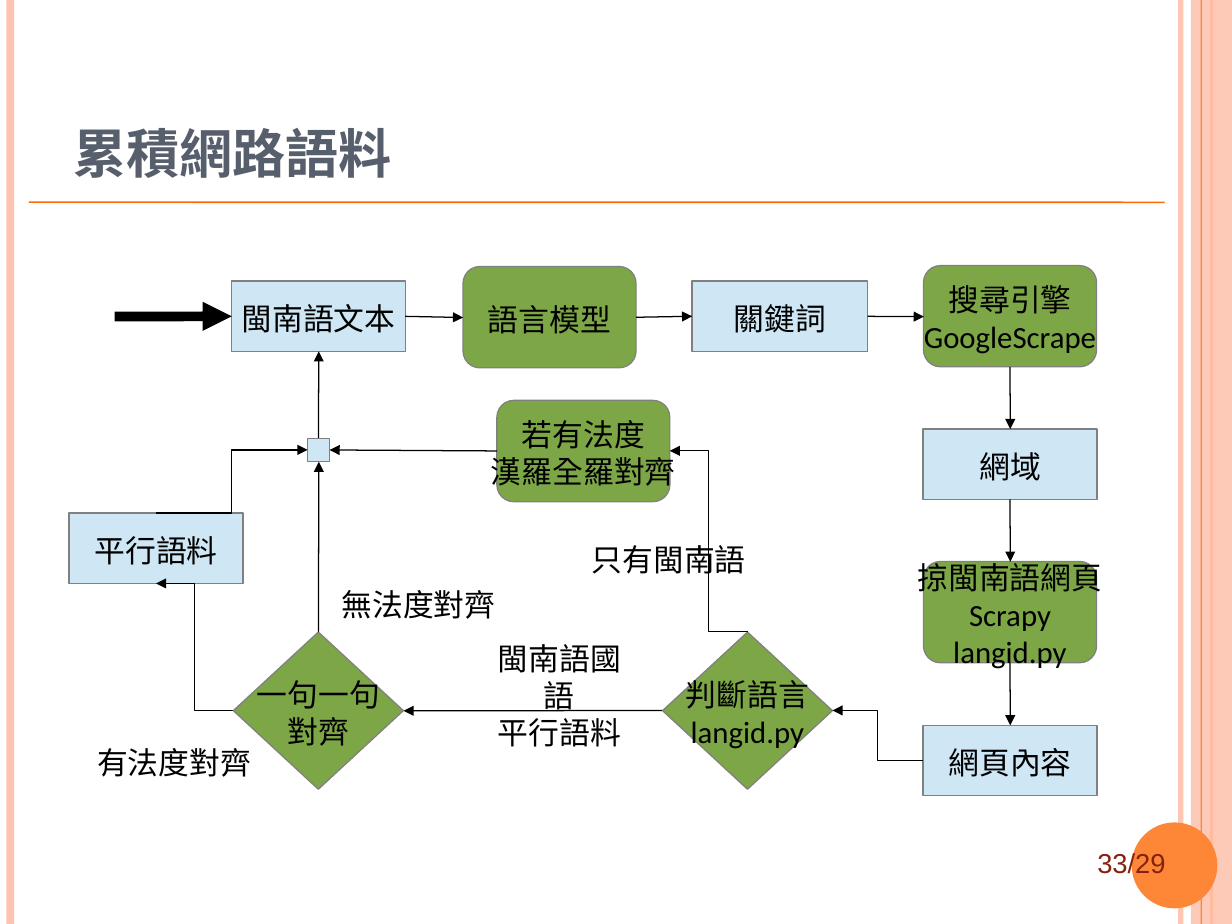
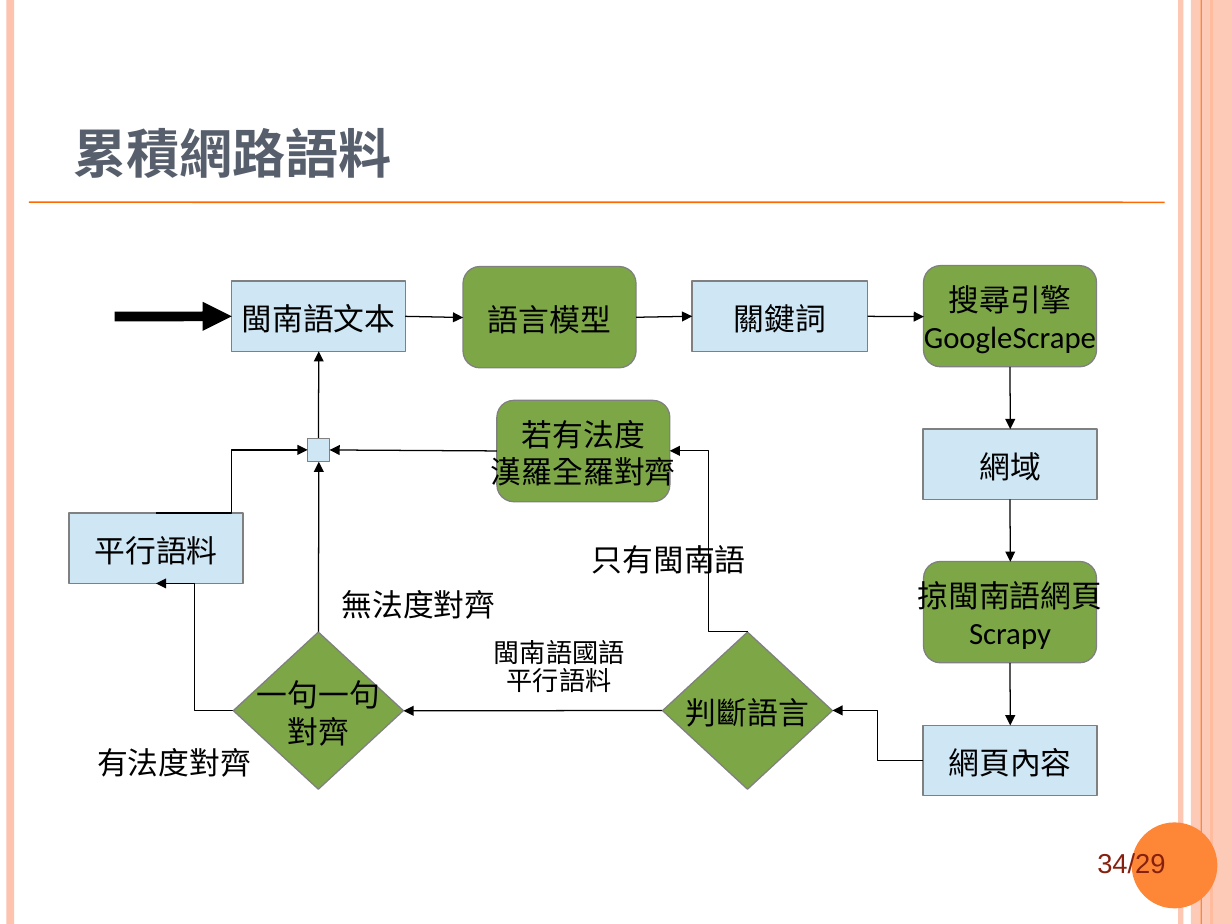
Before and after one commit to sih4sing5hong5/po3-ko3_tau5-iann2-phinn3, a slide deck: slide 34 of 翻譯報告.ppt (slide 33 before the commit). Drawn at 1232x924 pixels with LibreOffice and Linux fonts; fonts in the diff are those of the drawing; background and template pictures are left out. Boxes give left, top, right and bottom in pixels: in the first picture for what was removed or moved away, otherwise in the second. Text is boxed around its words. In the diff, an @@ line names an element or a change of style, - is before the commit and + after.

```diff
--- a/翻譯報告.ppt
+++ b/翻譯報告.ppt
@@ text "閩南語國語" at (494, 640, 625, 693): size 18 to 15.3 pt; line spacing 1 to 0.9 @@
@@ text in rounded rectangle at (953, 641, 1066, 671): paragraph removed @@
-langid.py
@@ text in diamond at (691, 721, 804, 751): paragraph removed @@
-langid.py
@@ page number at (1097, 852, 1165, 879): text changed @@
-33/29
+34/29
```
Also in this commit, not shown: 15 other slides changed, 2 slides added.
